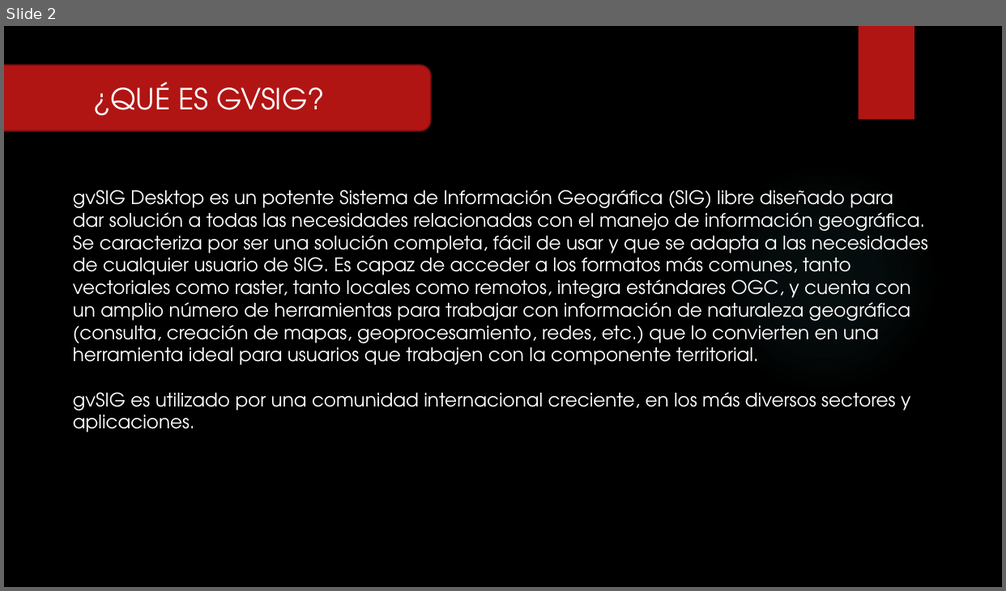
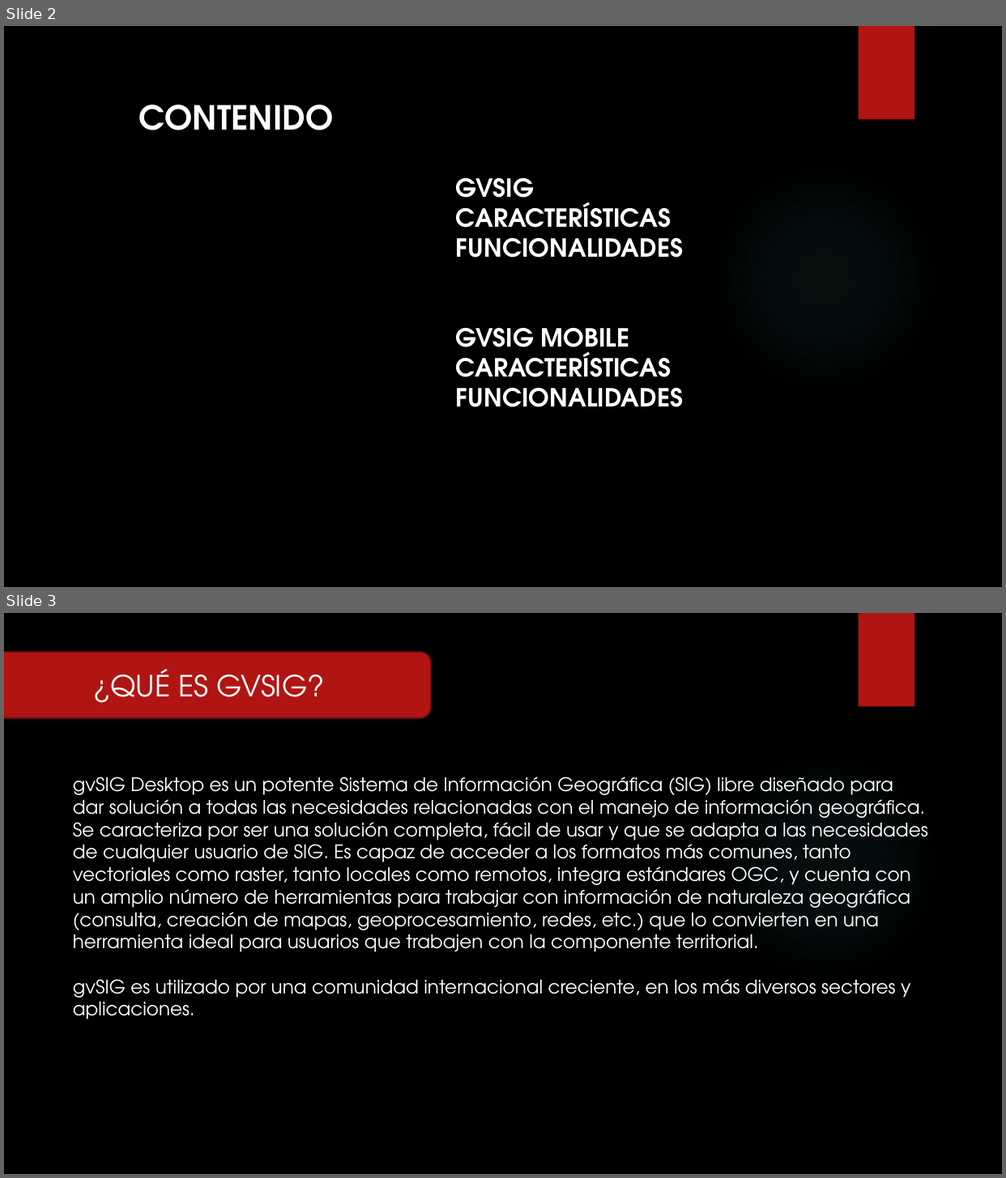
Before and after one commit to RFray/gvSIG, a slide deck: Expo-gvSIG.pptx. Shown one above the other, each under a label of ours: slide 2 before the commit, slides 2 and 3 after it. The pictures are 1006x591 and 1006x1178 pixels, drawn with LibreOffice and Linux fonts; fonts in the diff are those of the drawing; background and template pictures are left out. Boxes give left, top, right and bottom in pixels: in the first picture for what was removed or moved away, otherwise in the second. Text is boxed around its words. In the diff, an @@ line names an element or a change of style, - is before the commit and + after.

```diff
--- a/Expo-gvSIG.pptx
+++ b/Expo-gvSIG.pptx
@@ slide 2 added at box(4, 26, 1002, 587), background picture (left out); not listed: 2 template elements that a slide beside it also shows @@
@@ text added at box(138, 105, 334, 130), 32 pt, text #FFFFFF, bold @@
+CONTENIDO
@@ text added at box(456, 178, 683, 408), 24 pt, text #FFFFFF, bold @@
+GVSIG
+CARACTERÍSTICAS
+FUNCIONALIDADES
+GVSIG MOBILE
+CARACTERÍSTICAS
+FUNCIONALIDADES
@@ what was slide 2 is now slide 3 @@
```
Also in this commit, not shown: 7 slides changed, 2 other slides added, 1 slide removed.
